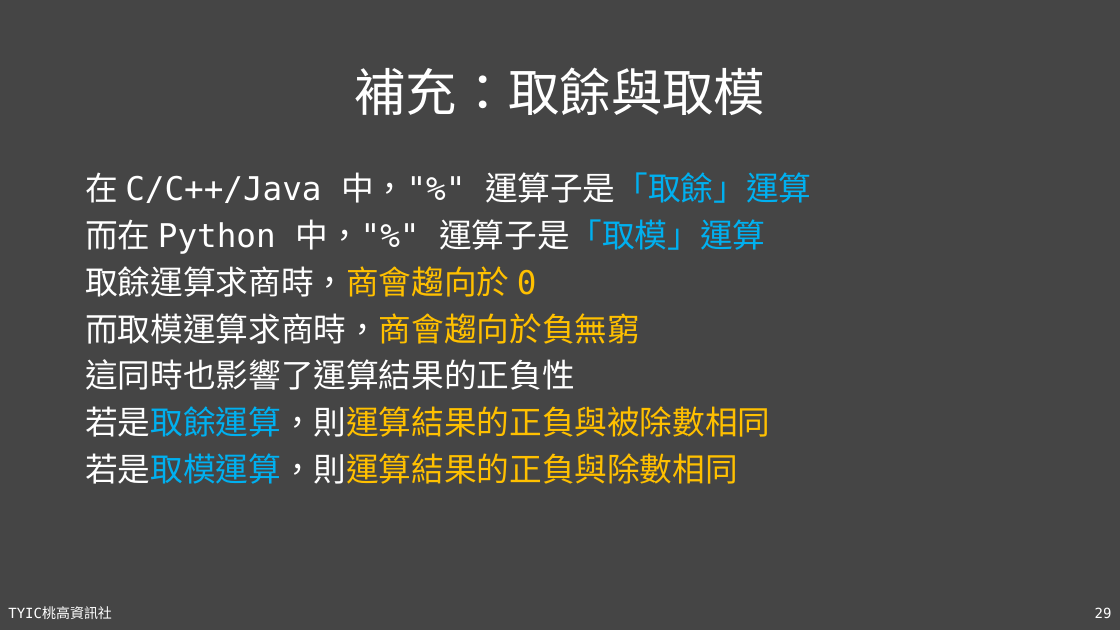
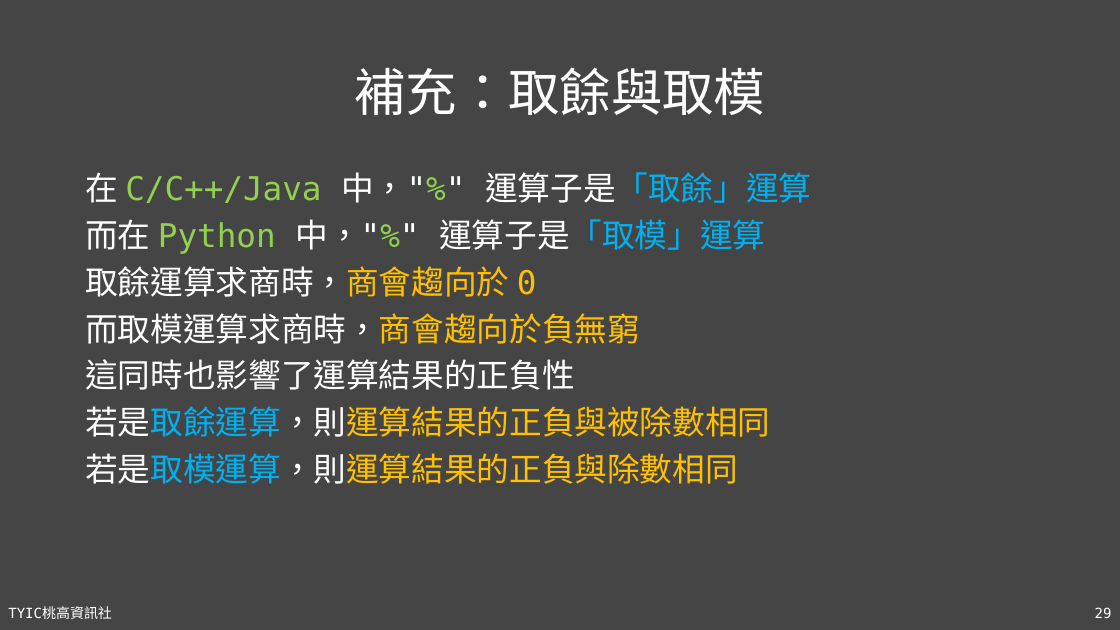
Before and after one commit to TYSHIC/slides, a slide deck: slide 29 of powerpoint/04_初探Java.pptx. Drawn at 1120x630 pixels with LibreOffice and Linux fonts; fonts in the diff are those of the drawing. Boxes give left, top, right and bottom in pixels: in the first picture for what was removed or moved away, otherwise in the second. Text is boxed around its words. In the diff, an @@ line names an element or a change of style, - is before the commit and + after.

```diff
--- a/powerpoint/04_初探Java.pptx
+++ b/powerpoint/04_初探Java.pptx
@@ text at [85,172,811,254]: text colour #FFFFFF to #92D050 in "C/C++/Java 中，"%"", "Python 中，"%"" @@
```
Also in this commit, not shown: 13 other files.
